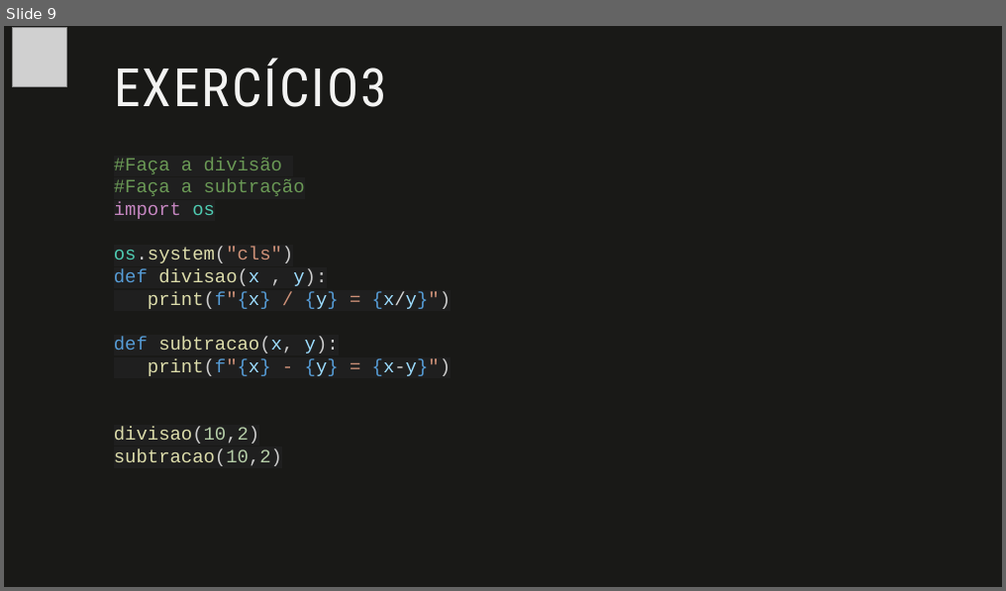
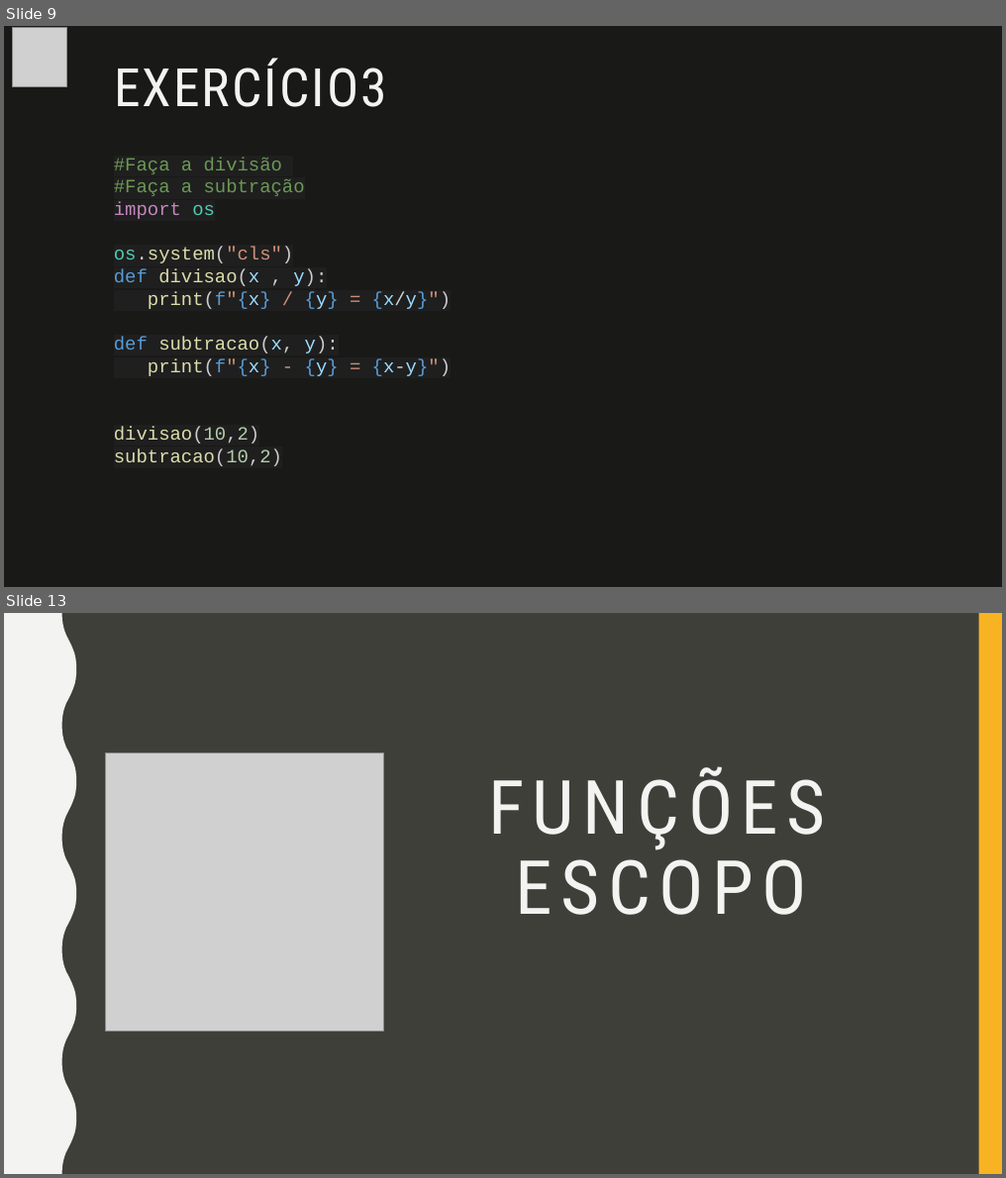
Before and after one commit to fabio-sudo/PythonCurso, a slide deck: Python_Dev/Python Intermediário/Material Python/1- Funções em Python.pptx. Shown one above the other, each under a label of ours: slide 9 before the commit, slides 9 and 13 after it; the slides between them are not shown. The pictures are 1006x591 and 1006x1178 pixels, drawn with LibreOffice and Linux fonts; fonts in the diff are those of the drawing; grey boxes stand for pictures. Boxes give left, top, right and bottom in pixels: in the first picture for what was removed or moved away, otherwise in the second. Text is boxed around its words. In the diff, an @@ line names an element or a change of style, - is before the commit and + after.

```diff
--- a/Python_Dev/Python Intermediário/Material Python/1- Funções em Python.pptx
+++ b/Python_Dev/Python Intermediário/Material Python/1- Funções em Python.pptx
@@ slide 13 added at [4, 613, 1002, 1174], background #3F3F3A @@
@@ rectangle added at [4, 613, 27, 1174], fill #F3F3F2 @@
@@ rectangle added at [4, 613, 1002, 1174], fill #3F3F3A @@
@@ freeform shape added at [4, 613, 76, 1174], fill #F3F3F2 @@
@@ rectangle added at [979, 613, 1002, 1174], fill #F8B323 @@
@@ picture added at [106, 753, 384, 1032] @@
@@ title added at [488, 766, 826, 915], 72 pt, text #F3F3F2 @@
+FUNÇÕES
+ESCOPO
```
Also in this commit, not shown: 6 other slides added, 1 slide removed, 3 other files.
